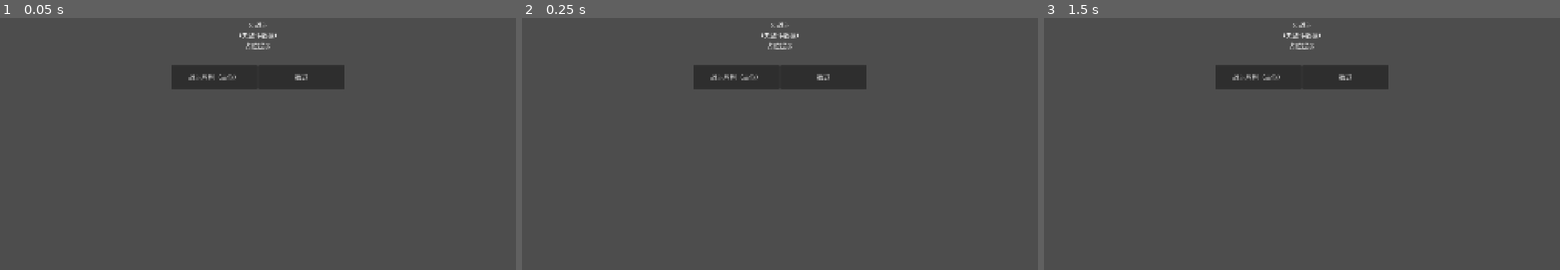
Above: before the commit, frames 1-3 (left to right).
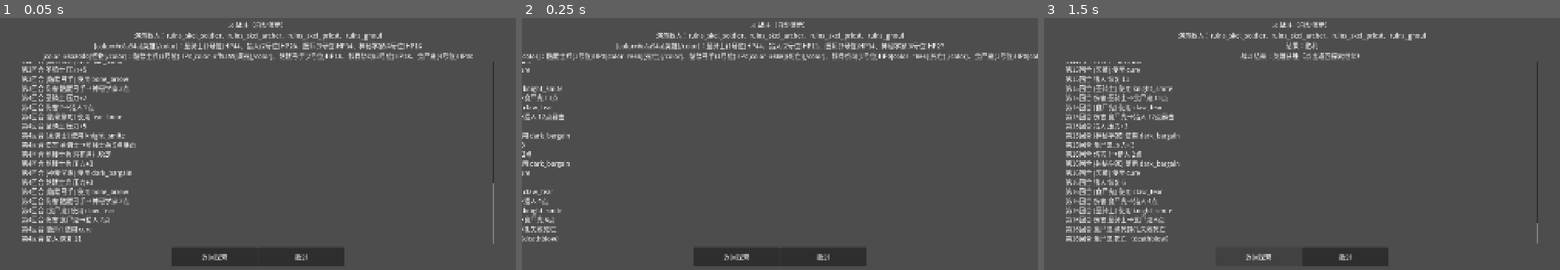
Above: after the commit, the same moments.

Repository: alen123930/game
Game: Godot game, scene res://scenes/battle/Battle.tscn
Two runs of this game, one before a commit and one after it. Both use one fixed random seed, a clock stepped at 60 frames per second and the inputs below. This scene is started directly instead of the project's main scene.
Inputs (mouse positions are in pixels of both pictures, inside the frame that each line leads up to):
- Up to frame 1 (0.05 s): no input
- Up to frame 2 (0.25 s): no input
- Up to frame 3 (1.5 s): click (1260, 75) at 0.5 s, where only the run before the commit has a clickable "战斗胜利（占位）"; click (1260, 257) at 1.25 s, where only the run after the commit has a clickable "返回探索"

The runs differ from the first frame. In frame 1, 13% of the frame differs, in the area x 4-96%, y 1-99%; in frame 2, 9.6%; in frame 3, 11%.

Commit message:
fix: WS-4 battle 场景接入 TurnManager 自动演示战斗
- 进入场景即 start_battle 自动开战：有 GameState.pending_battle 用其怪物与队伍（class→hero id 映射），否则用默认演示阵容
- 逐回合 run_round() 推进（每帧让 UI 刷新），展示双方站位/HP/濒死/死亡日志（复用 get_battle_state 与 event_log）
- 结束后写 GameState.battle_result（victory/room_id/is_boss）并返回探索场景，走探索→战斗→返回闭环
- 保留撤退按钮；combat_test / smoke_test 均 PASS

Co-authored-by: multica-agent <github@multica.ai>

Diff:
--- a/scenes/battle/Battle.tscn
+++ b/scenes/battle/Battle.tscn
@@ -2,7 +2,7 @@
 
 [ext_resource type="Script" path="res://scenes/battle/battle.gd" id="1_battle"]
 
-[node name="BattlePlaceholder" type="Control"]
+[node name="Battle" type="Control"]
 layout_mode = 3
 anchors_preset = 15
 anchor_right = 1.0
@@ -24,7 +24,7 @@
 
 [node name="Title" type="Label" parent="Margin/VBox"]
 layout_mode = 2
-text = "⚔ 战斗"
+text = "⚔ 战斗（自动演示）"
 font_size = 48
 horizontal_alignment = 1
 
@@ -32,35 +32,46 @@
 unique_name_in_owner = true
 layout_mode = 2
 text = "敌人信息"
-font_size = 30
+font_size = 26
 horizontal_alignment = 1
 
 [node name="StatusLabel" type="Label" parent="Margin/VBox"]
 unique_name_in_owner = true
 layout_mode = 2
-text = "占位提示"
-font_size = 22
+text = "状态提示"
+font_size = 20
 horizontal_alignment = 1
 
+[node name="LogLabel" type="RichTextLabel" parent="Margin/VBox"]
+unique_name_in_owner = true
+layout_mode = 2
+custom_minimum_size = Vector2(0, 300)
+size_flags_vertical = 3
+font_size = 15
+bbcode_enabled = true
+scroll_active = true
+
 [node name="Spacer" type="Control" parent="Margin/VBox"]
-custom_minimum_size = Vector2(0, 48)
+custom_minimum_size = Vector2(0, 8)
 layout_mode = 2
 
 [node name="Buttons" type="HBoxContainer" parent="Margin/VBox"]
 layout_mode = 2
 alignment = 1
 
-[node name="WinBtn" type="Button" parent="Margin/VBox/Buttons"]
-custom_minimum_size = Vector2(320, 88)
+[node name="ReturnBtn" type="Button" parent="Margin/VBox/Buttons"]
+unique_name_in_owner = true
+custom_minimum_size = Vector2(320, 72)
 layout_mode = 2
-text = "战斗胜利（占位）"
-font_size = 26
+text = "返回探索"
+font_size = 24
 
 [node name="RetreatBtn" type="Button" parent="Margin/VBox/Buttons"]
-custom_minimum_size = Vector2(320, 88)
+unique_name_in_owner = true
+custom_minimum_size = Vector2(320, 72)
 layout_mode = 2
 text = "撤退"
-font_size = 26
+font_size = 24
 
-[connection signal="pressed" from="Margin/VBox/Buttons/WinBtn" to="." method="_on_win_pressed"]
+[connection signal="pressed" from="Margin/VBox/Buttons/ReturnBtn" to="." method="_on_return_pressed"]
 [connection signal="pressed" from="Margin/VBox/Buttons/RetreatBtn" to="." method="_on_retreat_pressed"]
--- a/scenes/battle/battle.gd
+++ b/scenes/battle/battle.gd
@@ -1,54 +1,190 @@
 extends Control
-## 占位战斗场景（WS-5，WS-4 未就绪时保证闭环可走通）
-## 展示遇敌信息，提供「战斗胜利（占位）」与「撤退」两个按钮。
-## WS-4 落地后此场景将被真实战斗场景替换，衔接接口保留在 GameState.pending_battle / battle_result。
+## 战斗场景（WS-4）：自动演示战斗
+##
+## 进入场景即通过 TurnManager 自动开战：
+##   - 有 GameState.pending_battle 时，用其怪物与队伍开战（探索→战斗闭环）；
+##   - 否则用默认演示阵容（英雄 4 人 vs 遗迹 4 怪）。
+## 自动循环 run_round() 至分出胜负，场景内展示回合结算/状态/死亡日志，
+## 结束后写 GameState.battle_result 并回到探索场景。
 
 @onready var info_label: Label = %InfoLabel
 @onready var status_label: Label = %StatusLabel
+@onready var log_label: RichTextLabel = %LogLabel
 
+## 默认演示阵容（无 pending_battle 时使用；职业名→heroes.json 的 id）。
+const DEFAULT_HEROES := ["knight", "hunter", "physician", "occultist"]
+const DEFAULT_MONSTERS := ["ruins_skel_soldier", "ruins_skel_archer", "ruins_skel_priest", "ruins_ghoul"]
+
+## 队伍占位 class 名 → heroes.json id（GameState.party 目前只存 class 名）。
+const CLASS_TO_HERO := {
+	"圣骑士": "knight",
+	"盾卫": "shieldguard",
+	"狂战士": "berserker",
+	"盗贼": "rogue",
+	"猎人": "hunter",
+	"医师": "physician",
+	"神秘学家": "occultist",
+	"符文师": "runecrafter",
+}
+
+var _battle_over := false
+var _victory := false
+var _log_count := 0
 
 func _ready() -> void:
+	_auto_battle()
+
+## 自动开战：优先用 GameState.pending_battle，否则默认演示阵容。
+## 逐回合推进（每回合让出一帧供 UI 刷新），至分出胜负或达到回合上限。
+func _auto_battle() -> void:
 	var pb: Dictionary = GameState.pending_battle
+	var heroes: Array = _resolve_heroes(pb)
+	var monsters: Array = pb.get("monsters", DEFAULT_MONSTERS.duplicate())
+	if monsters.is_empty():
+		monsters = DEFAULT_MONSTERS.duplicate()
+
+	info_label.text = _battle_header(pb, monsters)
+	status_label.text = "自动开战：%s" % _fmt_list(heroes, "英雄")
+	TurnManager.start_battle(heroes, monsters, {"seed": _pick_seed(pb)})
+	_update_roster_text()
+
+	var guard := 0
+	while TurnManager.get_battle_state()["active"] and guard < 60:
+		TurnManager.run_round()
+		_update_roster_text()
+		_append_log()
+		guard += 1
+		await get_tree().process_frame
+
+	_battle_over = true
+	_victory = TurnManager.get_battle_state()["winner"] == CombatUnit.Team.HEROES
+	status_label.text = "战斗结束：%s（点击返回探索继续）" % ("英雄获胜" if _victory else "怪物获胜")
+	info_label.text = _battle_header(pb, monsters) + "\n结果：%s" % ("胜利" if _victory else "失败/撤退")
+
+## 根据 pending_battle 与 GameState.party 解析英雄 id 列表。
+func _resolve_heroes(pb: Dictionary) -> Array:
 	if pb.is_empty():
-		info_label.text = "（无战斗数据）"
+		return DEFAULT_HEROES.duplicate()
+	var ids: Array = []
+	for hero in GameState.party:
+		var hero_class: String = String(hero.get("class", ""))
+		if CLASS_TO_HERO.has(hero_class):
+			ids.append(CLASS_TO_HERO[hero_class])
+	# 队伍数据不全时回退默认阵容
+	if ids.is_empty():
+		return DEFAULT_HEROES.duplicate()
+	return ids
+
+func _pick_seed(pb: Dictionary) -> int:
+	return int(pb.get("seed", 20240812))
+
+## 展示双方站位与 HP/状态（复用 get_battle_state()）。
+func _update_roster_text() -> void:
+	var state := TurnManager.get_battle_state()
+	var lines: Array[String] = []
+	lines.append("[color=#e8a94a]英雄[/color]：%s" % _roster_line(state["heroes"]))
+	lines.append("[color=#6aa0d0]怪物[/color]：%s" % _roster_line(state["monsters"]))
+	status_label.text = "\n".join(lines)
+
+func _roster_line(units: Array) -> String:
+	var parts: Array[String] = []
+	for u in units:
+		var tag := "[color=#ff5555]濒死[/color]" if bool(u.get("death_struggling", false)) else ""
+		var dead := "" if bool(u.get("alive", true)) else "[color=#666](死亡)[/color]"
+		parts.append("%s(%d号位)HP%d%s%s" % [u.get("name", "?"), u.get("position", 0), u.get("hp", 0), tag, dead])
+	return "、".join(parts)
+
+## 追加 event_log 新增条目到日志面板（只追加自上次显示后的）。
+func _append_log() -> void:
+	var texts: Array[String] = []
+	for i in range(_log_count, TurnManager.event_log.size()):
+		var f := _format_event(TurnManager.event_log[i])
+		if f != "":
+			texts.append(f)
+	if texts.is_empty():
 		return
-	var monsters: Array = pb.get("monsters", [])
-	var names := PackedStringArray()
-	for m in monsters:
-		names.append(String(m))
-	var is_boss := bool(pb.get("is_boss", false))
-	var tier := String(pb.get("torch_tier", "昏暗"))
-	info_label.text = "%s！\n敌人：%s\n火把档位：%s（战斗逻辑待 WS-4 填充）" % [
-		("关底战斗" if is_boss else "遭遇战"),
-		"、".join(names),
-		tier,
-	]
-	status_label.text = "这是占位战斗场景：点击下方按钮直接结算结果，真实回合制战斗由 WS-4 提供。"
+	_log_count = TurnManager.event_log.size()
+	var joined := "\n".join(texts)
+	var existing := log_label.text
+	if existing != "":
+		joined = existing + "\n" + joined
+	log_label.text = joined
+	log_label.scroll_to_line(log_label.get_line_count())
 
+func _format_event(entry: Dictionary) -> String:
+	var t: String = entry.get("type", "")
+	var round: String = _r(int(entry.get("round", 0)))
+	match t:
+		"skill_used":
+			return "第%s回合 [%s] 使用 %s" % [round, _un(entry.get("unit", -1)), entry.get("skill", "")]
+		"damage":
+			return "第%s回合 伤害 %s→%s %d点%s" % [round, _un(entry.get("attacker", -1)), _un(entry.get("target", -1)), entry.get("amount", 0), ("暴击" if entry.get("crit", false) else "")]
+		"unit_died":
+			return "第%s回合 %s 死亡（%s）" % [round, _un(entry.get("unit", -1)), entry.get("cause", "")]
+		"deathblow_stable":
+			return "第%s回合 %s 濒死挣扎稳定" % [round, _un(entry.get("unit", -1))]
+		"deathblow_fail":
+			return "第%s回合 %s 濒死挣扎失败死亡" % [round, _un(entry.get("unit", -1))]
+		"displace":
+			return "第%s回合 %s 位移→%d号位" % [round, _un(entry.get("unit", -1)), entry.get("to", 0)]
+		"displace_wall":
+			return "第%s回合 %s 被击退撞墙受 %d 伤害" % [round, _un(entry.get("unit", -1)), entry.get("dmg", 0)]
+		"status_applied":
+			return "第%s回合 %s 获得 %s（%d回合）" % [round, _un(entry.get("unit", -1)), entry.get("status", ""), entry.get("duration", 0)]
+		"summon":
+			return "第%s回合 召唤 %s" % [round, entry.get("monster", "")]
+		"stress":
+			return "第%s回合 %s 压力%+d" % [round, _un(entry.get("unit", -1)), entry.get("delta", 0)]
+		"heal":
+			return "第%s回合 %s 恢复 %d" % [round, _un(entry.get("target", -1)), entry.get("amount", 0)]
+		_:
+			return ""
 
-func _change_state(state: int) -> void:
-	var main: GameMain = get_tree().get_first_node_in_group("game_main")
-	if main != null:
-		main.change_state(state)
+func _r(round: int) -> String:
+	return str(round)
 
+func _un(uid: int) -> String:
+	var u := TurnManager.find_unit(uid)
+	if u == null:
+		return "?"
+	return "%s" % u.display_name
 
-func _on_win_pressed() -> void:
+func _fmt_list(items: Array, label: String) -> String:
+	var names: Array[String] = []
+	for it in items:
+		names.append(String(it))
+	return "%s：%s" % [label, "、".join(names)]
+
+func _battle_header(pb: Dictionary, monsters: Array) -> String:
+	if not pb.is_empty():
+		var names := PackedStringArray()
+		for m in monsters:
+			var entry := ConfigManager.get_entry("monsters", String(m))
+			names.append(String(entry.get("name", m)))
+		return "遭遇战！敌人：%s\n火把档位：%s" % ["、".join(names), pb.get("torch_tier", "昏暗")]
+	return _fmt_list(monsters, "演示敌人")
+
+## 战斗结束 → 写 GameState.battle_result 返回探索。
+func _finish_battle(victory: bool) -> void:
 	var pb: Dictionary = GameState.pending_battle
 	GameState.battle_result = {
-		"victory": true,
+		"victory": victory,
 		"room_id": int(pb.get("room_id", -1)),
 		"is_boss": bool(pb.get("is_boss", false)),
 	}
 	GameState.pending_battle = {}
 	_change_state(GameMain.GameState.EXPLORATION)
 
+func _on_return_pressed() -> void:
+	if not _battle_over:
+		status_label.text = "战斗尚未结束"
+		return
+	_finish_battle(_victory)
 
 func _on_retreat_pressed() -> void:
-	var pb: Dictionary = GameState.pending_battle
-	GameState.battle_result = {
-		"victory": false,
-		"room_id": int(pb.get("room_id", -1)),
-		"is_boss": bool(pb.get("is_boss", false)),
-	}
-	GameState.pending_battle = {}
-	_change_state(GameMain.GameState.EXPLORATION)
+	_finish_battle(false)
+
+func _change_state(state: int) -> void:
+	var main: GameMain = get_tree().get_first_node_in_group("game_main")
+	if main != null:
+		main.change_state(state)
